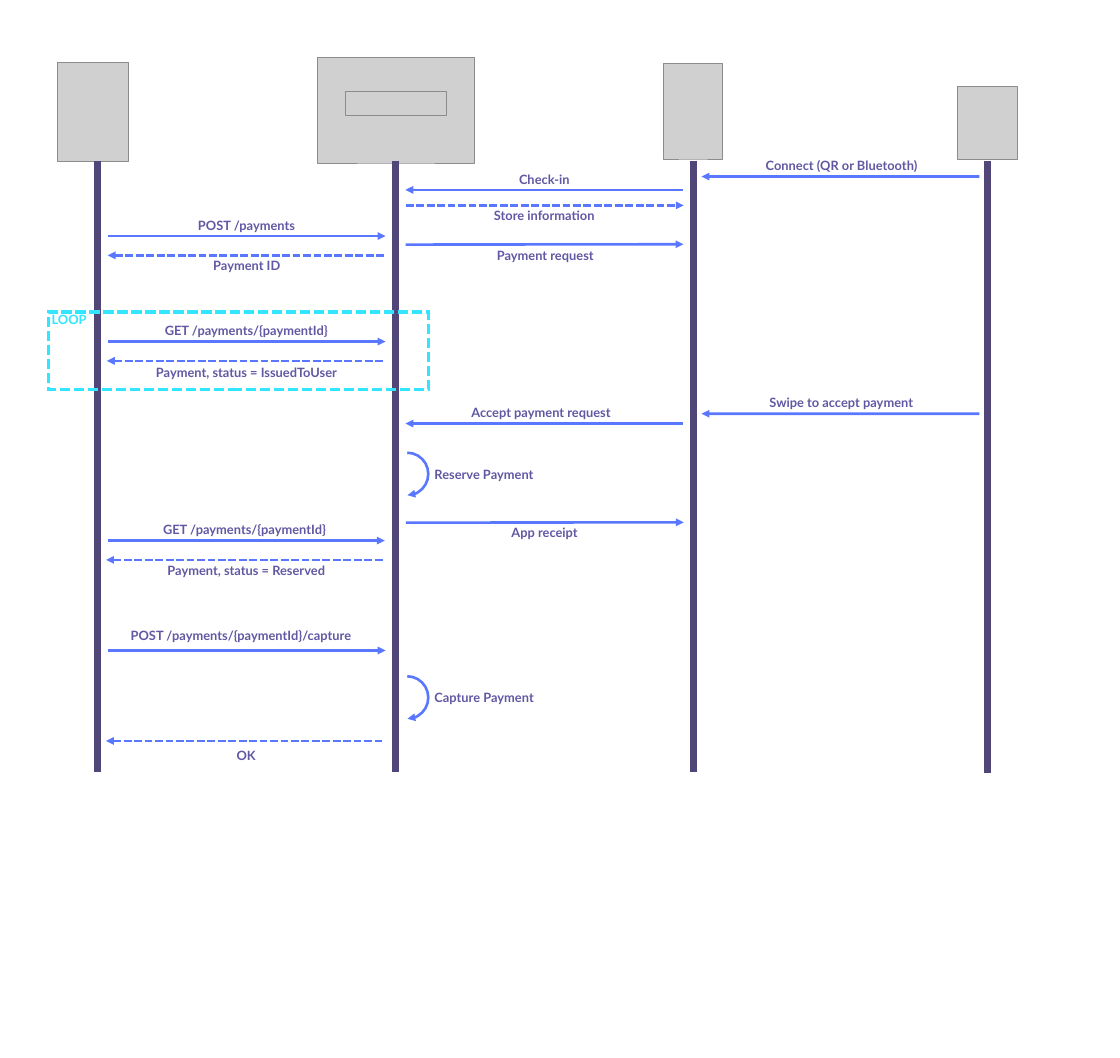
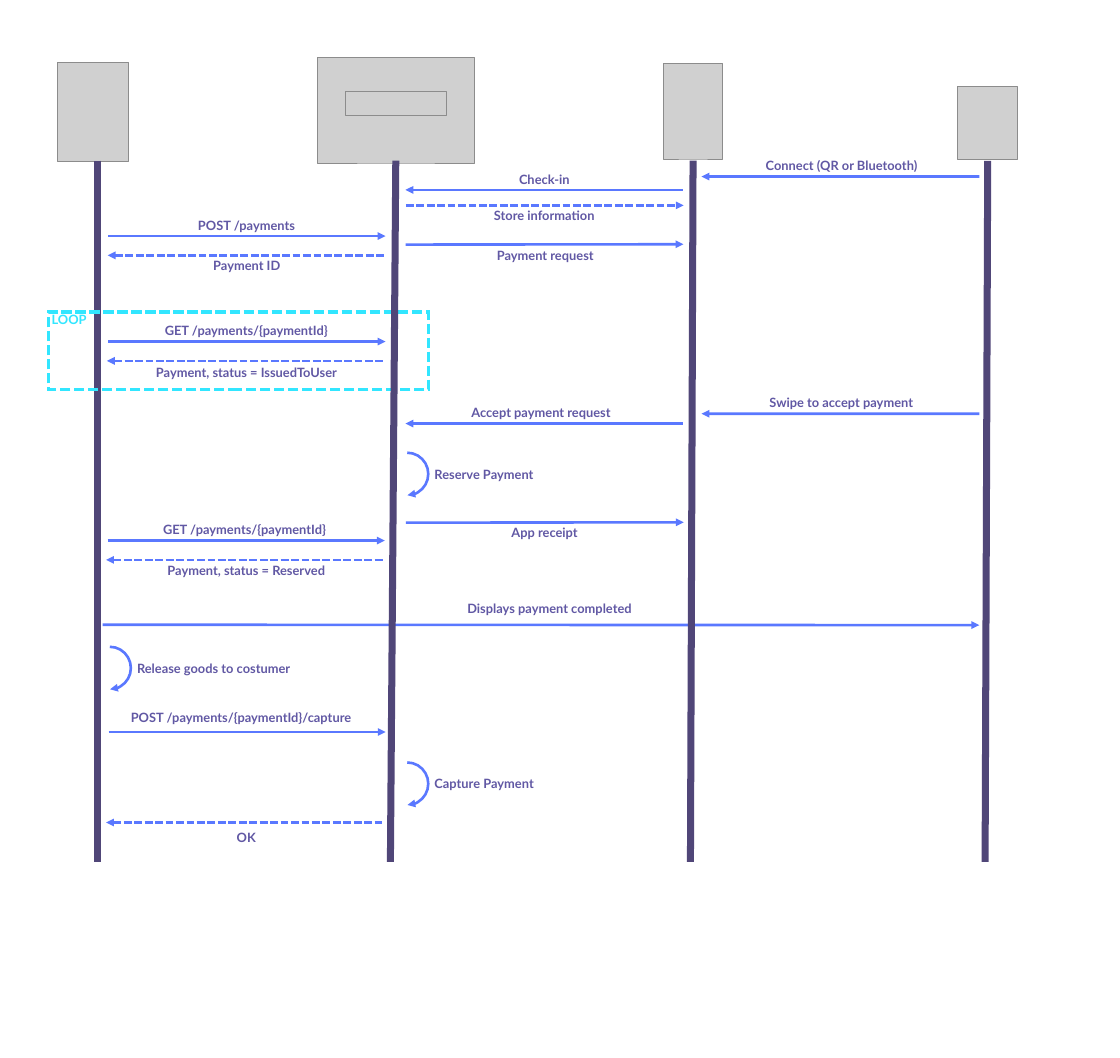
Before and after one commit to fmor5954/MobilePay-PoS-v10, a slide deck: slide 9 of docs/assets/TitaniumFlows.pptx. Drawn at 1120x1058 pixels with LibreOffice and Linux fonts; fonts in the diff are those of the drawing; grey boxes stand for pictures. Boxes give left, top, right and bottom in pixels: in the first picture for what was removed or moved away, otherwise in the second. Text is boxed around its words. In the diff, an @@ line names an element or a change of style, - is before the commit and + after.

```diff
--- a/docs/assets/TitaniumFlows.pptx
+++ b/docs/assets/TitaniumFlows.pptx
@@ line moved from (97, 160) - (97, 773) to (97, 160) - (97, 862) @@
@@ line moved from (396, 160) - (396, 773) to (396, 160) - (391, 862) @@
@@ line moved from (693, 160) - (693, 773) to (693, 160) - (691, 862) @@
@@ line moved from (988, 161) - (988, 773) to (988, 161) - (986, 862) @@
@@ arrow added from (103, 625) to (980, 625), #5A78FF 2.25 pt @@
@@ text added at <box>467,603,631,615</box>, 11 pt, text #6158A4, bold @@
+Displays payment completed
@@ arc (boxed as its full ellipse) added at <box>89,647,131,690</box>, outline #5A78FF 2.25 pt @@
@@ text added at <box>137,663,291,675</box>, 11 pt, text #6158A4, bold @@
+Release goods to costumer
@@ 2 texts, 2 arrows: place and size @@
-2 texts, 2 arrows at <box>106,630,386,760</box>
+2 texts, 2 arrows at <box>106,712,386,842</box>
@@ arc (boxed as its full ellipse): place and size @@
-arc (boxed as its full ellipse) at <box>386,676,429,719</box>
+arc (boxed as its full ellipse) at <box>386,763,429,806</box>
@@ text "Capture Payment": place and size @@
-text "Capture Payment" at <box>434,692,534,704</box>
+text "Capture Payment" at <box>434,778,534,790</box>
```
Also in this commit, not shown: 2 other slides changed.
